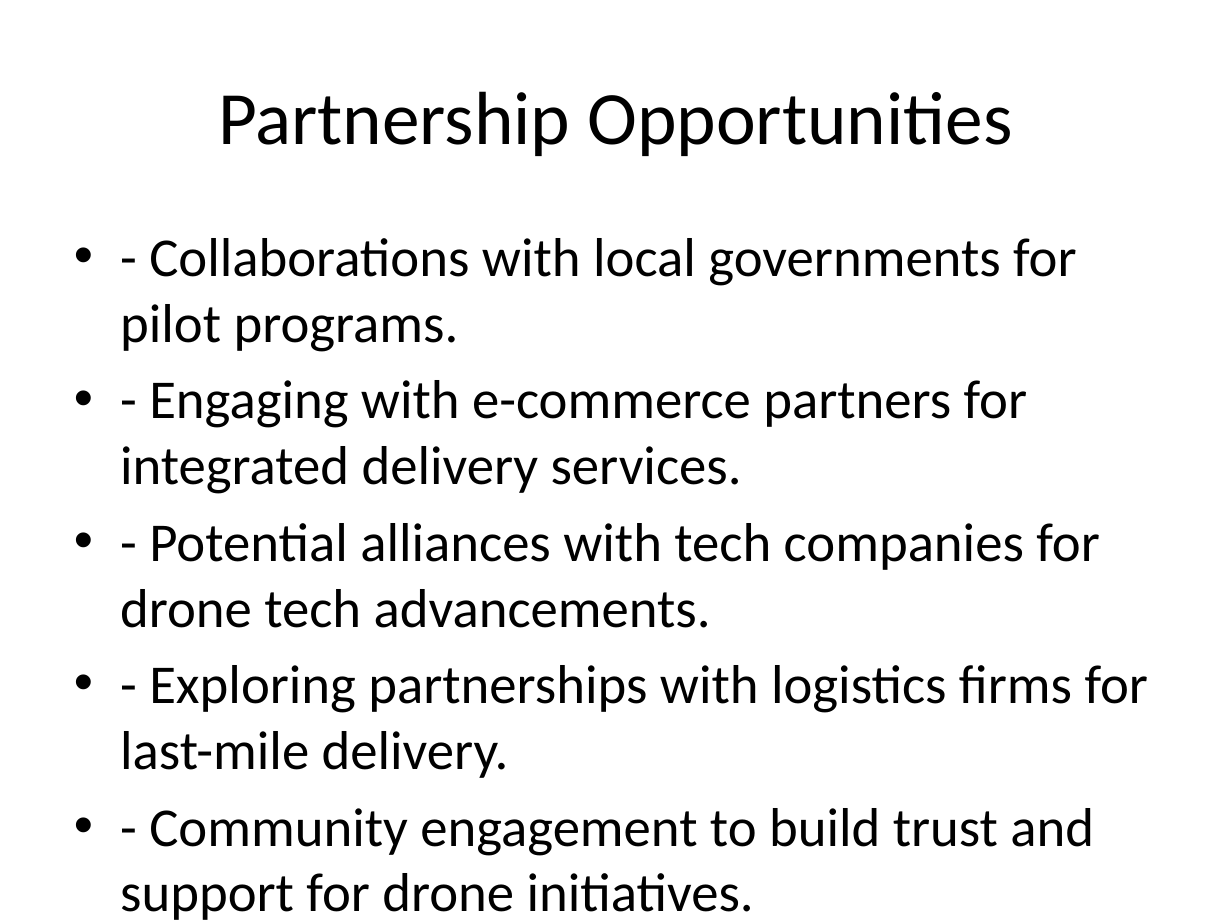
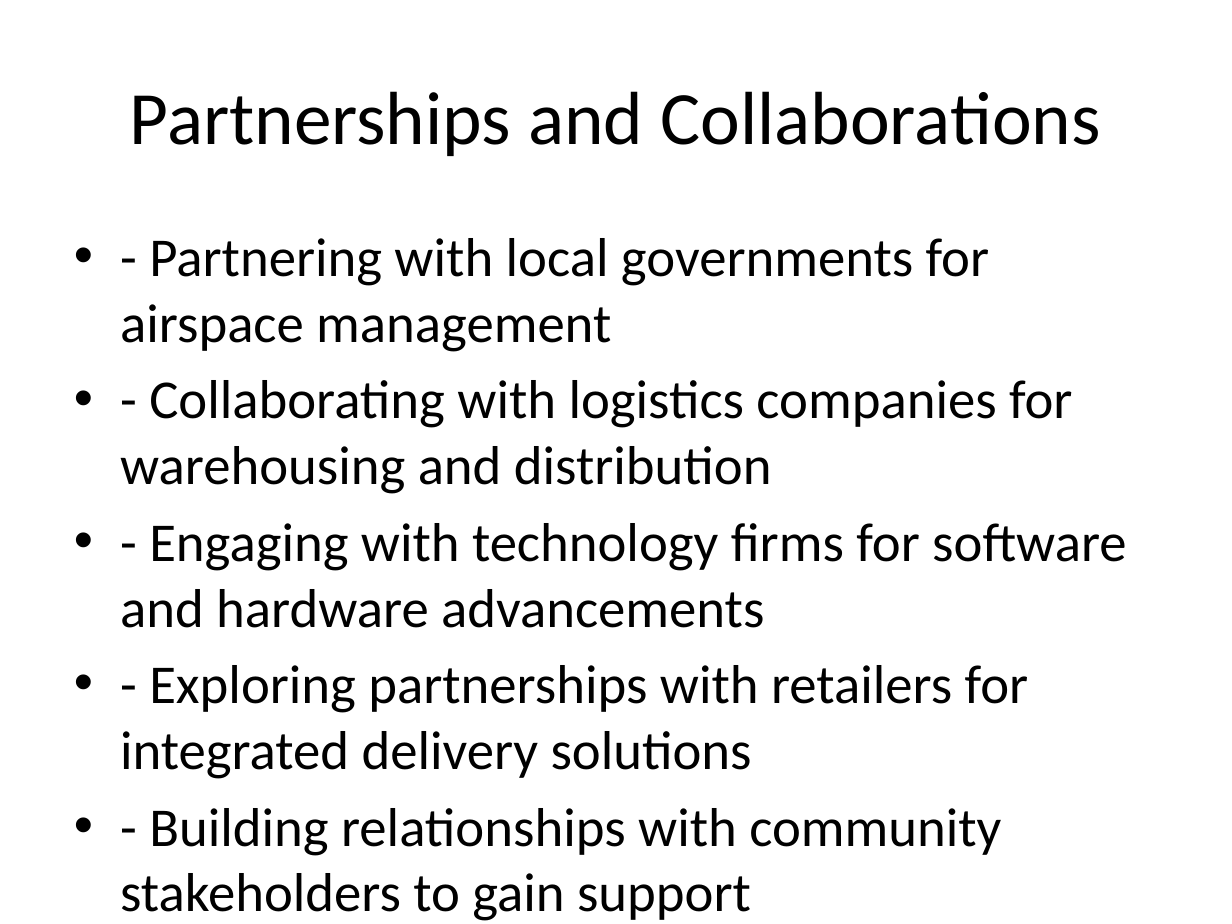
Before and after one commit to MiraSharma8511/hands-on-langchain, a slide deck: slide 6 of generated.pptx. Drawn at 1232x924 pixels with LibreOffice and Linux fonts; fonts in the diff are those of the drawing. Boxes give left, top, right and bottom in pixels: in the first picture for what was removed or moved away, otherwise in the second. Text is boxed around its words. In the diff, an @@ line names an element or a change of style, - is before the commit and + after.

```diff
--- a/generated.pptx
+++ b/generated.pptx
@@ title at box(130, 91, 1100, 156): text changed @@
-Partnership Opportunities
+Partnerships and Collaborations
@@ text at box(120, 238, 1126, 921): text changed @@
-• - Collaborations with local governments for pilot programs.
-• - Engaging with e-commerce partners for integrated delivery services.
-• - Potential alliances with tech companies for drone tech advancements.
-• - Exploring partnerships with logistics firms for last-mile delivery.
-• - Community engagement to build trust and support for drone initiatives.
+• - Partnering with local governments for airspace management
+• - Collaborating with logistics companies for warehousing and distribution
+• - Engaging with technology firms for software and hardware advancements
+• - Exploring partnerships with retailers for integrated delivery solutions
+• - Building relationships with community stakeholders to gain support
```
Also in this commit, not shown: 7 other slides changed, 2 slides added, 2 slides removed, 2 other files.
